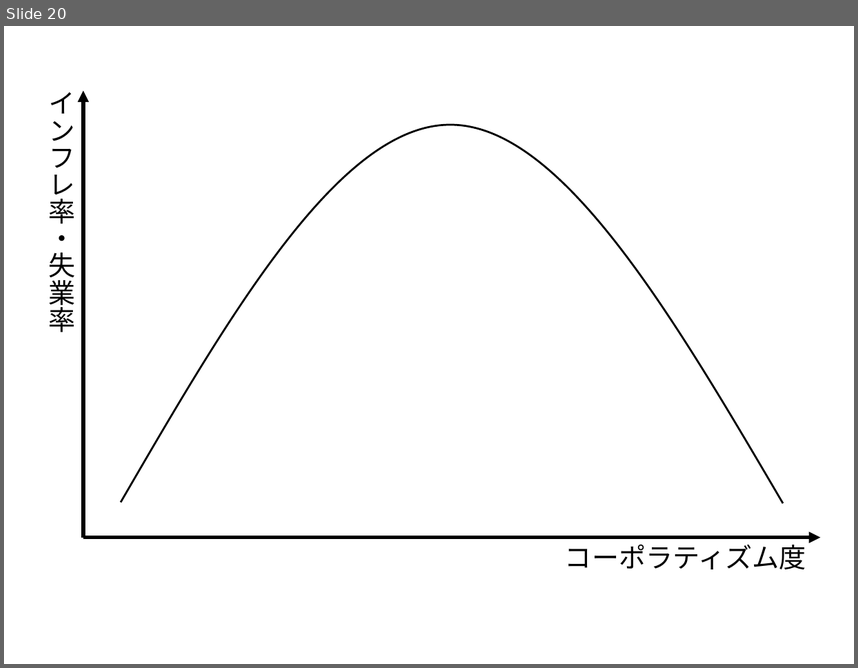
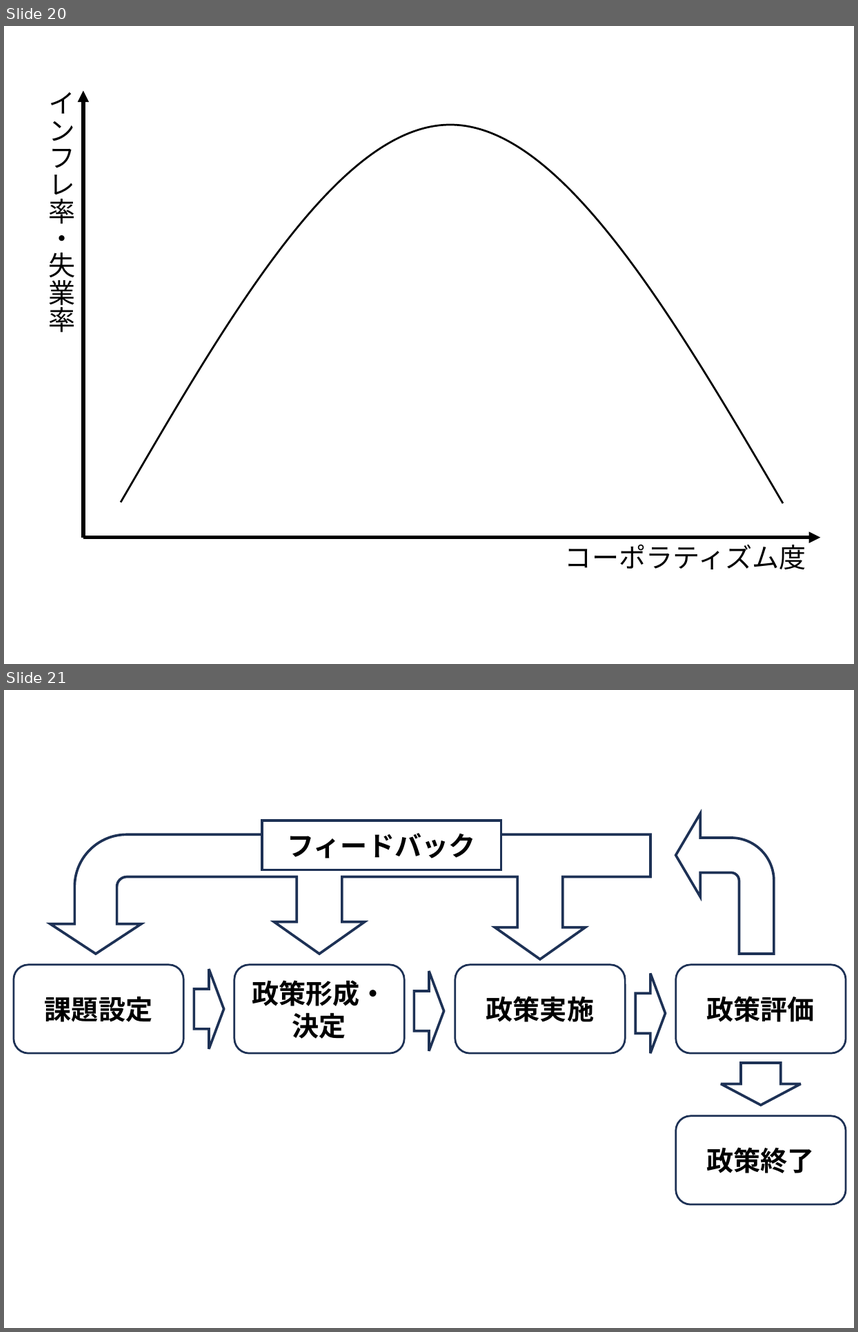
Before and after one commit to junpei-suzuki/PP-2026-Komazawa, a slide deck: figs/DIYfigures_pp.pptx. Shown one above the other, each under a label of ours: slide 20 before the commit, slides 20 and 21 after it. The pictures are 858x668 and 858x1332 pixels, drawn with LibreOffice and Linux fonts; fonts in the diff are those of the drawing. Boxes give left, top, right and bottom in pixels: in the first picture for what was removed or moved away, otherwise in the second. Text is boxed around its words. In the diff, an @@ line names an element or a change of style, - is before the commit and + after.

```diff
--- a/figs/DIYfigures_pp.pptx
+++ b/figs/DIYfigures_pp.pptx
@@ slide 21 added at (x1=4, y1=690, x2=854, y2=1328), background #FFFFFF @@
@@ group added at (x1=14, y1=814, x2=846, y2=1204): 5 rounded rectangles, 4 right arrows, 1 bent arrow, 1 freeform shape, 1 rectangle @@
+課題設定
+政策形成・決定
+政策実施
+政策評価
+政策終了
+フィードバック
```
Also in this commit, not shown: 3 other slides added, 17 other files.
